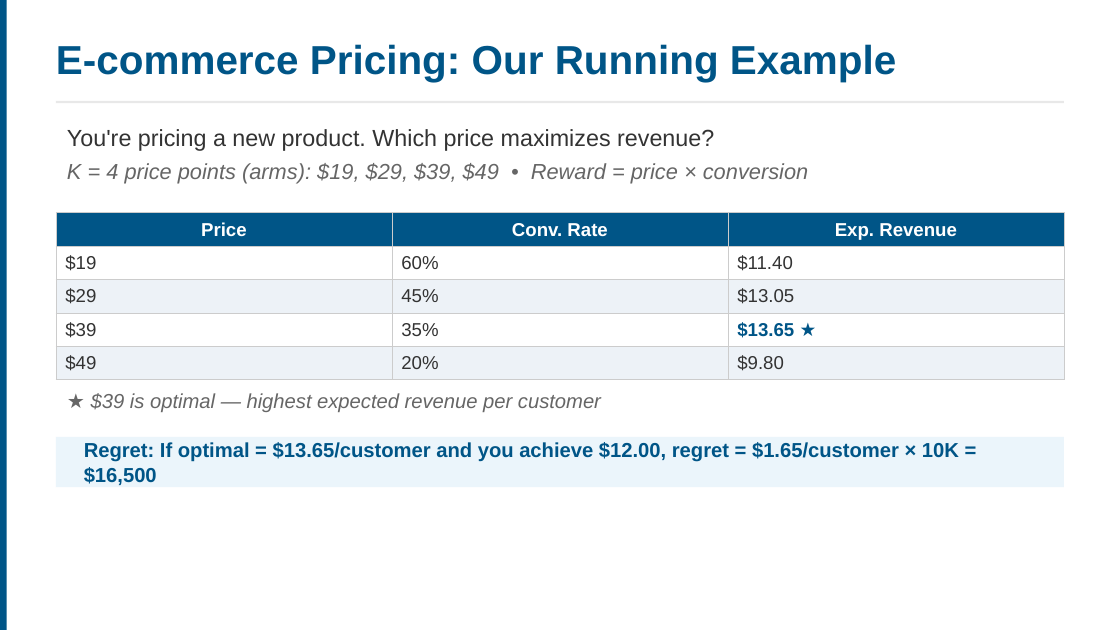
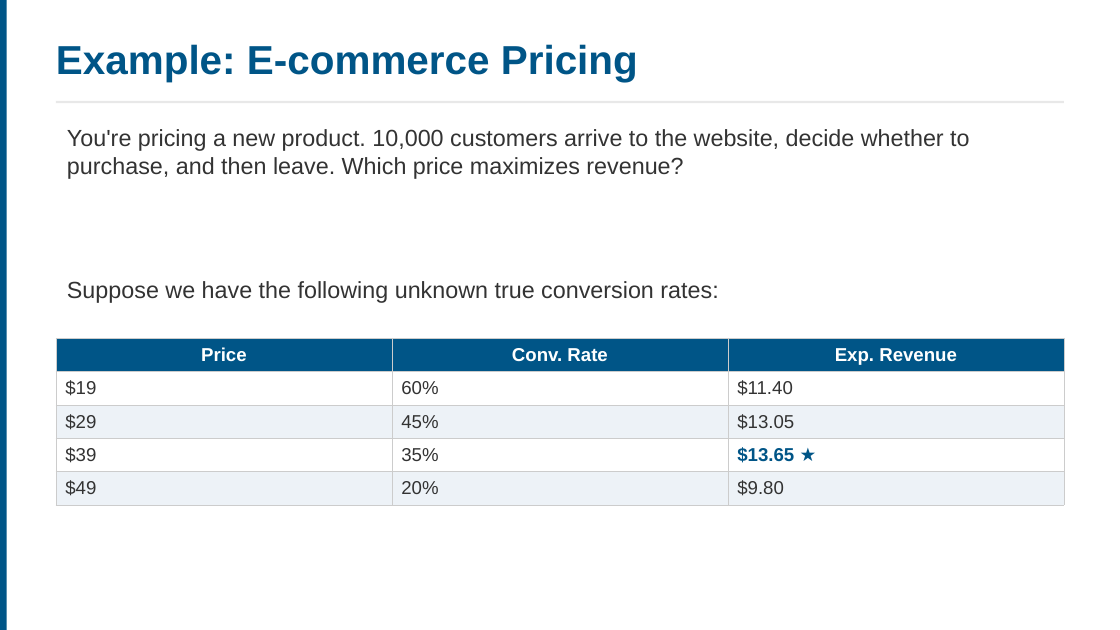
Before and after one commit to ucla-anderson-SSAI/SSAI, a slide deck: slide 7 of Slides/Week4.pptx (slide 9 before the commit). Drawn at 1120x630 pixels with LibreOffice and Linux fonts; fonts in the diff are those of the drawing. Boxes give left, top, right and bottom in pixels: in the first picture for what was removed or moved away, otherwise in the second. Text is boxed around its words. In the diff, an @@ line names an element or a change of style, - is before the commit and + after.

```diff
--- a/Slides/Week4.pptx
+++ b/Slides/Week4.pptx
@@ text at (x1=56, y1=44, x2=638, y2=81): text changed @@
-E-commerce Pricing: Our Running Example
+Example: E-commerce Pricing
@@ text at (x1=67, y1=129, x2=969, y2=303): text changed; size 14 to 15 pt; text colour #666666 to #333333; italic off @@
-You're pricing a new product. Which price maximizes revenue?
-K = 4 price points (arms): $19, $29, $39, $49 • Reward = price × conversion
+You're pricing a new product. 10,000 customers arrive to the website, decide whether to purchase, and then leave. Which price maximizes revenue?
+Suppose we have the following unknown true conversion rates:
@@ table resized from (x1=56, y1=213, x2=1064, y2=375) to (x1=56, y1=338, x2=1064, y2=513) @@
@@ text removed at (x1=91, y1=393, x2=601, y2=412) @@
-★ $39 is optimal — highest expected revenue per customer
@@ rectangle removed at (x1=56, y1=437, x2=1064, y2=487) @@
@@ text removed at (x1=84, y1=442, x2=959, y2=485) @@
-Regret: If optimal = $13.65/customer and you achieve $12.00, regret = $1.65/customer × 10K = $16,500
```
Also in this commit, not shown: 16 other slides changed, 1 slide added, 11 slides removed, 19 other files.
